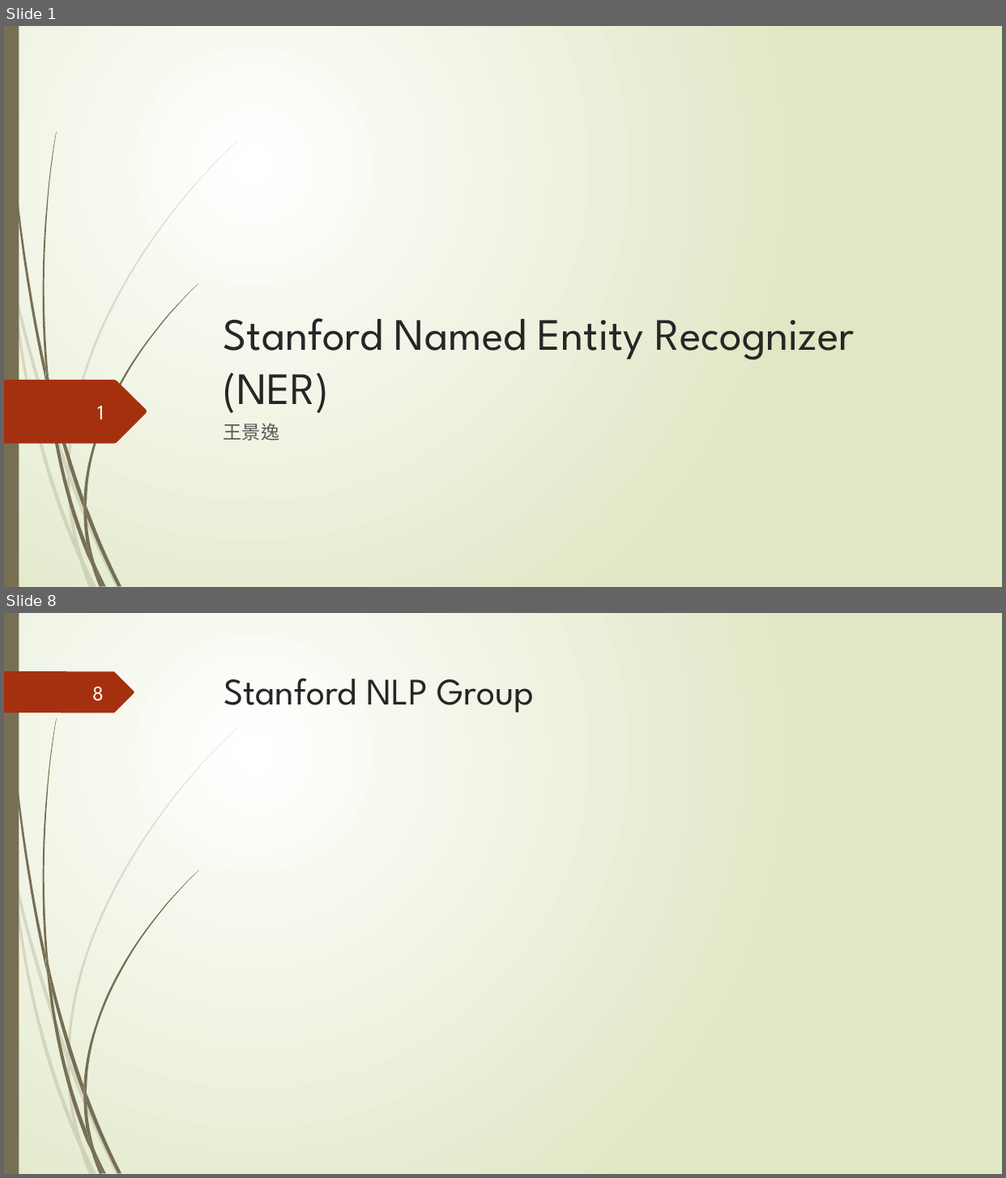
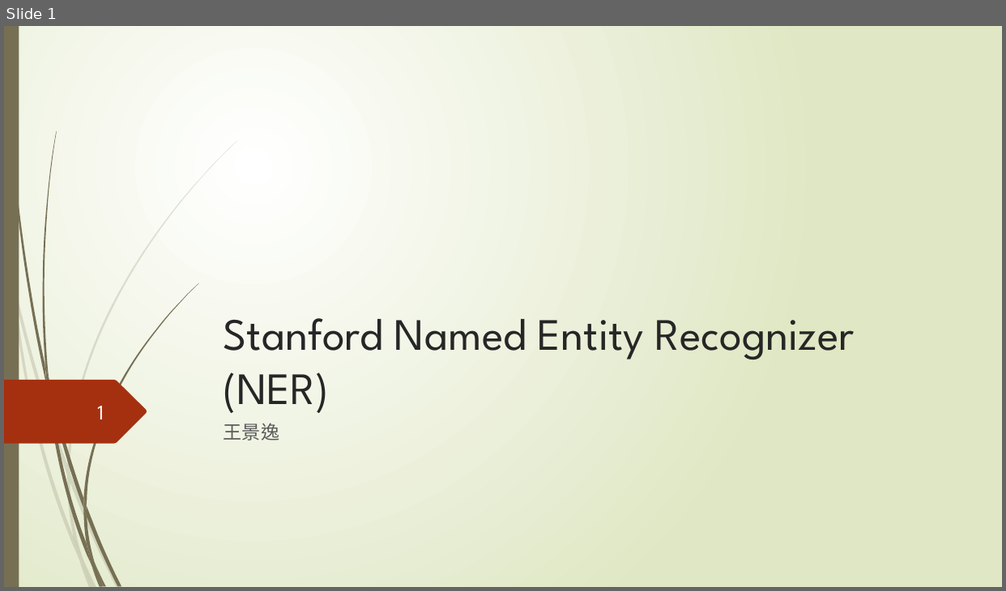
Before and after one commit to kather0912888/PPT, a slide deck: stanford ner.pptx. Shown one above the other, each under a label of ours: slides 1 and 8 before the commit, slide 1 after it; the slides between them are not shown. The pictures are 1006x1178 and 1006x591 pixels, drawn with LibreOffice and Linux fonts; fonts in the diff are those of the drawing. Boxes give left, top, right and bottom in pixels: in the first picture for what was removed or moved away, otherwise in the second. Text is boxed around its words. In the diff, an @@ line names an element or a change of style, - is before the commit and + after.

```diff
--- a/stanford ner.pptx
+++ b/stanford ner.pptx
@@ slide 8 removed at (x1=4, y1=613, x2=1002, y2=1174), background gradient #FFFFFF to #DFE8C4; not listed: 23 template elements that a slide beside it also shows @@
@@ freeform shape removed at (x1=4, y1=671, x2=134, y2=713) @@
@@ title removed at (x1=224, y1=678, x2=535, y2=713) @@
-Stanford NLP Group
@@ page number removed at (x1=92, y1=686, x2=104, y2=701) @@
-8
```
Also in this commit, not shown: 5 slides changed, 9 slides added, 1 other slide removed.
